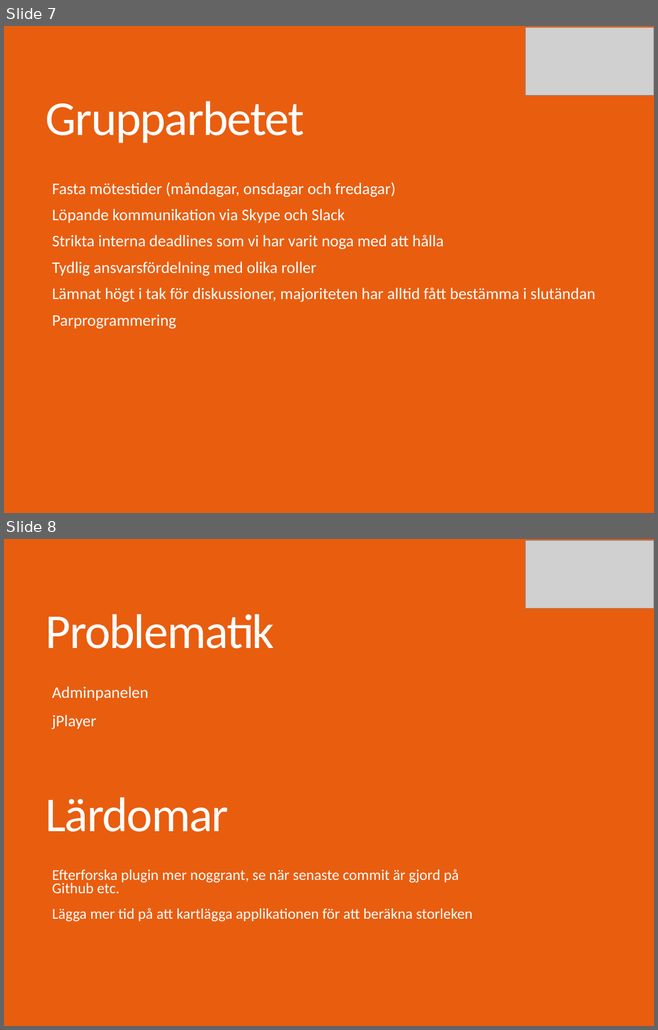
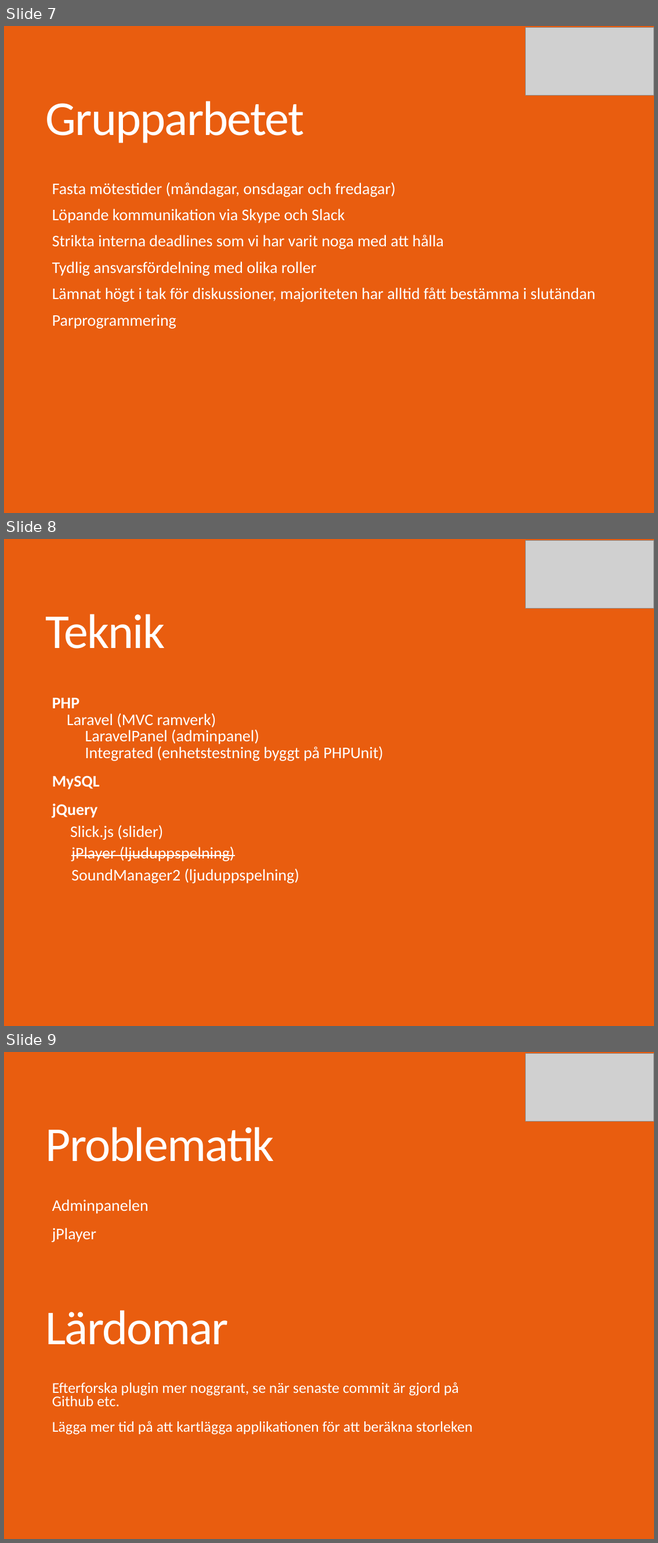
Before and after one commit to mickeeri/sales-scenario, a slide deck: docs/final_presentation/Powerpoint.pptx. Shown one above the other, each under a label of ours: slides 7 and 8 before the commit, slides 7, 8 and 9 after it. The pictures are 658x1030 and 658x1543 pixels, drawn with LibreOffice and Linux fonts; fonts in the diff are those of the drawing; grey boxes stand for pictures. Boxes give left, top, right and bottom in pixels: in the first picture for what was removed or moved away, otherwise in the second. Text is boxed around its words. In the diff, an @@ line names an element or a change of style, - is before the commit and + after.

Commit message:
Teknik tillagt och länk till video

```diff
--- a/docs/final_presentation/Powerpoint.pptx
+++ b/docs/final_presentation/Powerpoint.pptx
@@ slide 8 added at (4,539,654,1026), background #E95D0F @@
@@ picture added at (525,541,654,609) @@
@@ title added at (46,614,165,649), 54 pt, text #FFFFFF @@
+Teknik
@@ text added at (52,698,383,884), 18 pt, text #FFFFFF @@
+  PHP
+  Laravel (MVC ramverk)
+  LaravelPanel (adminpanel)
+  Integrated (enhetstestning byggt på PHPUnit)
+  MySQL
+  jQuery
+    Slick.js (slider)
+  jPlayer (ljuduppspelning)
+  SoundManager2 (ljuduppspelning)
@@ what was slide 8 is now slide 9 @@
```
Also in this commit, not shown: 1 slide changed, 1 other slide added, 1 slide removed.
